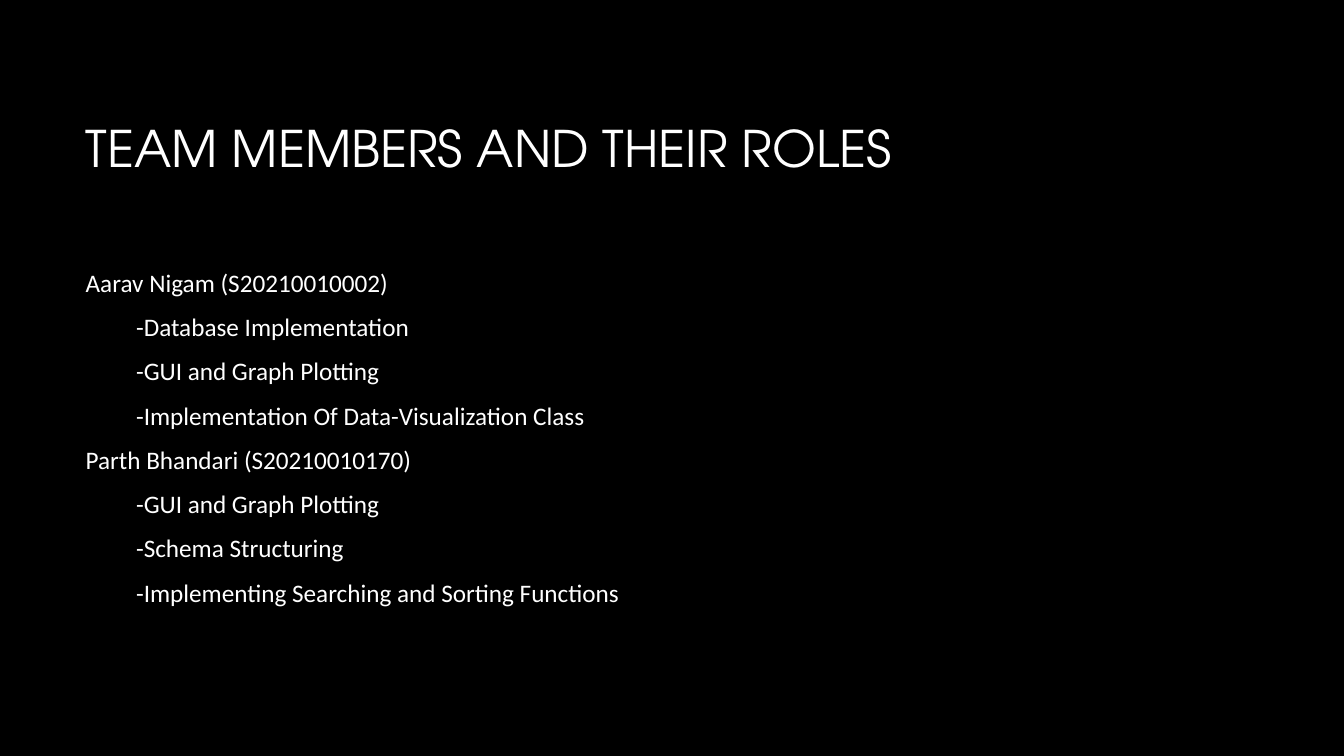
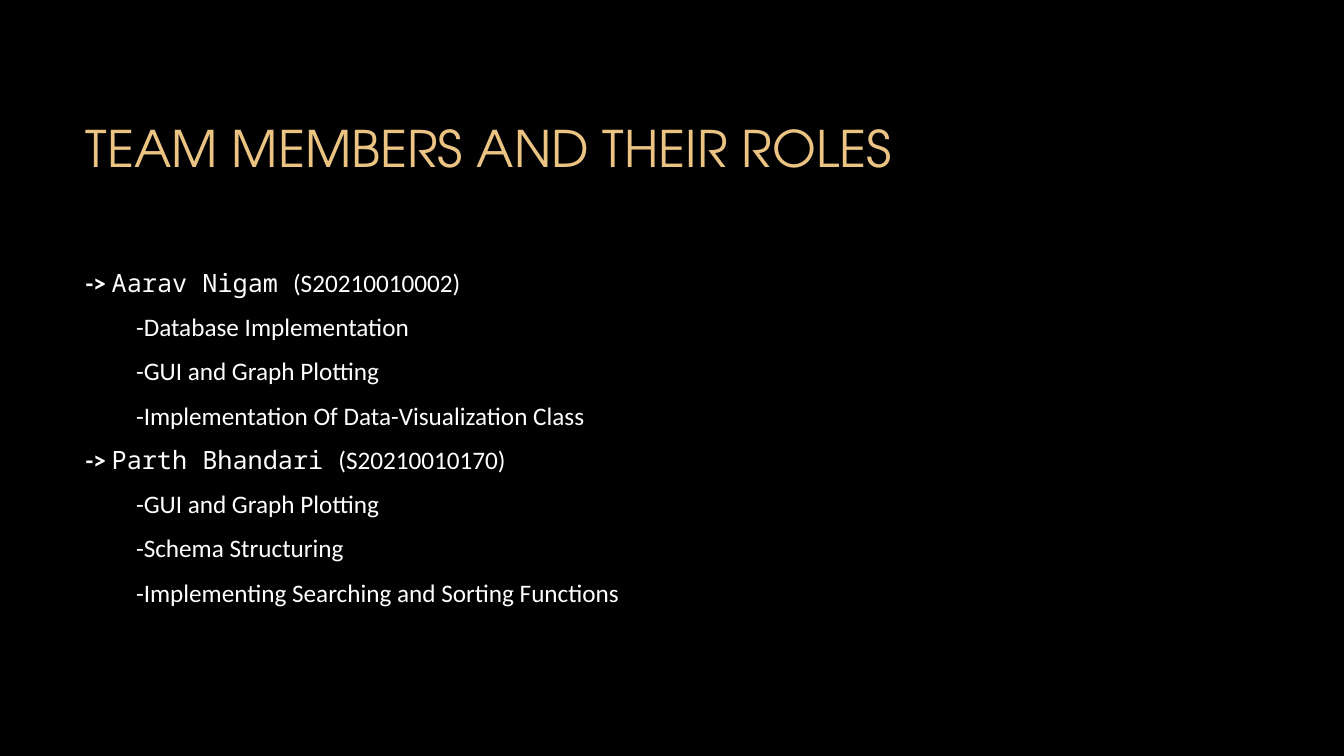
Before and after one commit to AvatarAarav/Economy_Data_Visualization, a slide deck: slide 7 of Economy_Data_Visualizaton_Presentation.pptx (slide 8 before the commit). Drawn at 1344x756 pixels with LibreOffice and Linux fonts; fonts in the diff are those of the drawing; background and template pictures are left out. Boxes give left, top, right and bottom in pixels: in the first picture for what was removed or moved away, otherwise in the second. Text is boxed around its words. In the diff, an @@ line names an element or a change of style, - is before the commit and + after.

```diff
--- a/Economy_Data_Visualizaton_Presentation.pptx
+++ b/Economy_Data_Visualizaton_Presentation.pptx
@@ title "TEAM MEMBERS AND THEIR ROLES" at (86,129,892,168): text colour #FFFFFF to #EBC483 @@
@@ text at (112,273,460,298): text changed @@
-Aarav Nigam (S20210010002)
+-> Aarav Nigam (S20210010002)
@@ text at (112,450,505,473): text changed @@
-Parth Bhandari (S20210010170)
+-> Parth Bhandari (S20210010170)
```
Also in this commit, not shown: 6 other slides changed, 1 slide removed, 2 other files.
